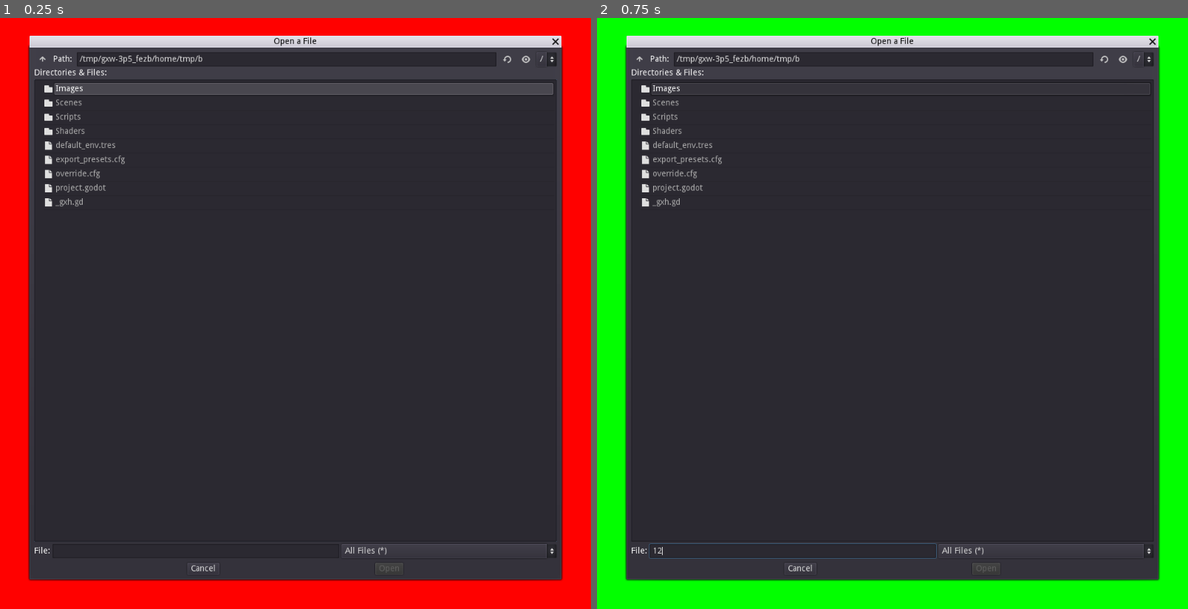
Above: before the commit, frames 1-2 (left to right).
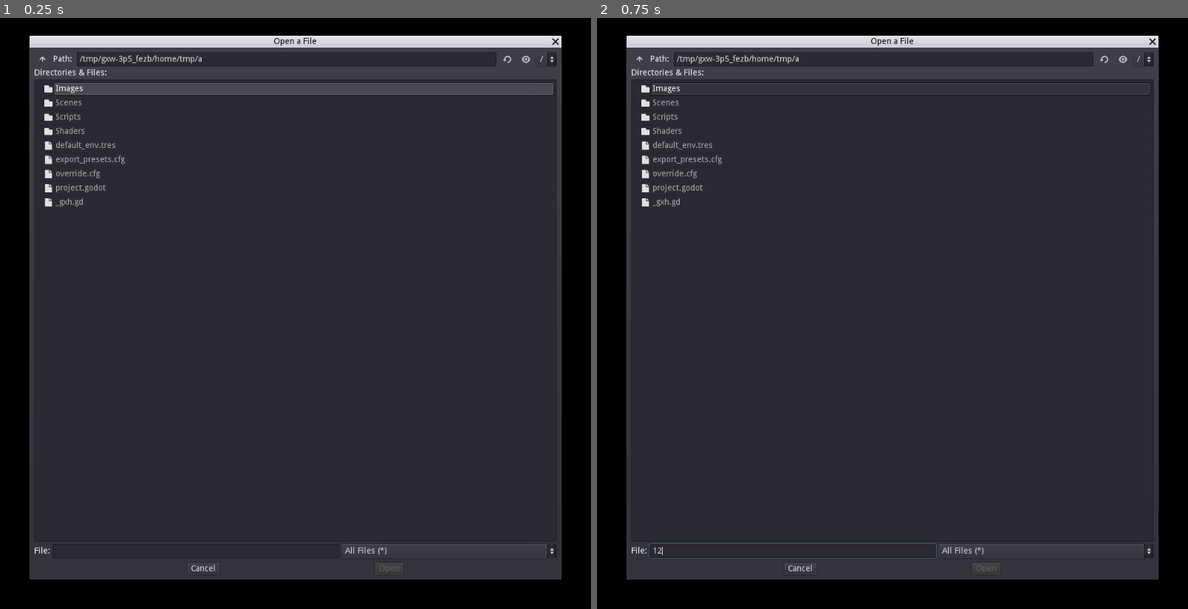
Above: after the commit, the same moments.

Repository: SurvivalistRedo/Image-Project-G_v.3.3.3
Game: Godot game, scene res://Scenes/world.tscn
Same seed, same stepped clock (60 frames per second), same inputs: the game is played once before the commit and once after it.
Inputs (mouse positions are in pixels of both pictures, inside the frame that each line leads up to):
- Up to frame 1 (0.25 s): no input
- Up to frame 2 (0.75 s): click (792, 549) at 0.52 s; type "12" at 0.6 s

The runs differ from the first frame. In frame 1, 17% of the frame differs, in the area x 0-100%, y 0-100%; in frame 2, 17%.

Commit message:
Added global score function switch

Diff:
--- a/Scenes/world.tscn
+++ b/Scenes/world.tscn
@@ -9,6 +9,7 @@
 script = ExtResource( 2 )
 
 [node name="ColorRect" type="ColorRect" parent="."]
+visible = false
 margin_right = 1000.0
 margin_bottom = 1000.0
 script = ExtResource( 4 )
--- a/Scripts/Global.gd
+++ b/Scripts/Global.gd
@@ -3,5 +3,6 @@
 var multRange = 1
 var biasRange = 1
 
+var scoreFunction = 0
 var Iterations = 250
 var currentIteration = 250
--- a/Scripts/Input-Handler.gd
+++ b/Scripts/Input-Handler.gd
@@ -3,6 +3,16 @@
 class_name Input_Handler
 
 var s
+
+func printSetup():
+	var SF = Global.scoreFunction
+	match(SF):
+		0:
+			print([Global.multRange,Global.biasRange,Global.Iterations,"contrast"])
+		1:
+			print([Global.multRange,Global.biasRange,Global.Iterations,"referenceError"])
+		_:
+			push_error("SF != (0 or 1)")
 
 func selector():
 	if Input.is_action_pressed("1"):
@@ -18,25 +28,38 @@
 		1:
 			if Input.is_action_pressed("up"):
 				Global.multRange += 0.01
-				print([Global.multRange,Global.biasRange,Global.Iterations])
+				printSetup()
 			if Input.is_action_pressed("down"):
 				Global.multRange -= 0.01
-				print([Global.multRange,Global.biasRange,Global.Iterations])
+				printSetup()
 		2:
 			if Input.is_action_pressed("up"):
 				Global.biasRange += 0.01
-				print([Global.multRange,Global.biasRange,Global.Iterations])
+				printSetup()
 			if Input.is_action_pressed("down"):
 				Global.biasRange -= 0.01
-				print([Global.multRange,Global.biasRange,Global.Iterations])
+				printSetup()
 		3:
 			if Input.is_action_pressed("up"):
 				Global.Iterations += 5.0
 				Global.currentIteration += 5.0
-				print([Global.multRange,Global.biasRange,Global.Iterations])
+				printSetup()
 			if Input.is_action_pressed("down"):
 				Global.Iterations -= 5.0
 				Global.currentIteration -= 5.0
-				print([Global.multRange,Global.biasRange,Global.Iterations])
+				printSetup()
+		4:
+			if Input.is_action_just_pressed("up"):
+				if Global.scoreFunction < 1:
+					Global.scoreFunction += 1
+					printSetup()
+				else:
+					printSetup()
+			if Input.is_action_just_pressed("down"):
+				if Global.scoreFunction > 0:
+					Global.scoreFunction -= 1
+					printSetup()
+				else:
+					printSetup()
 		_:
 			pass
--- a/Scripts/Nimage.gd
+++ b/Scripts/Nimage.gd
@@ -32,10 +32,10 @@
 	InputHandler.selector()
 
 	if Input.is_action_just_pressed("ui_focus_next"):
-		processNeuralImage(NeuralNet,contrast,dontReverseIfWorse)
+		processNeuralImage(NeuralNet,Global.scoreFunction,dontReverseIfWorse)
 	if Input.is_action_just_pressed("ui_accept"):
 		resolution = 1000
-		processNeuralImage(NeuralNet,contrast,dontReverseIfWorse)
+		processNeuralImage(NeuralNet,Global.scoreFunction,dontReverseIfWorse)
 
 	if Input.is_action_pressed("X"):
 		x = false
@@ -58,10 +58,10 @@
 
 	if Input.is_action_just_pressed("ui_left"):
 		NeuralNet.ReverseLastNetParametersRandomStep()
-		processNeuralImage(NeuralNet,contrast,dontReverseIfWorse)
+		processNeuralImage(NeuralNet,Global.scoreFunction,dontReverseIfWorse)
 	if Input.is_action_just_pressed("ui_right"):
 		NeuralNet.NetParametersRandomStep()
-		processNeuralImage(NeuralNet,contrast,dontReverseIfWorse)
+		processNeuralImage(NeuralNet,Global.scoreFunction,dontReverseIfWorse)
 
 	if Input.is_action_just_pressed("P"):
 		NeuralNet.printNetwork()
@@ -70,13 +70,13 @@
 	if x and Global.currentIteration < Global.Iterations:
 		if Global.currentIteration < Global.Iterations:
 			NeuralNet.NetParametersRandomStep()
-			processNeuralImage(NeuralNet,contrast,doReverseIfWorse)
+			processNeuralImage(NeuralNet,Global.scoreFunction,doReverseIfWorse)
 			print(Global.currentIteration+1,"/",Global.Iterations)
 			Global.currentIteration += 1
 		else:
 			x = false
 			Global.currentIteration = 0
-			processNeuralImage(NeuralNet,contrast,dontReverseIfWorse)
+			processNeuralImage(NeuralNet,Global.scoreFunction,dontReverseIfWorse)
 			print(Global.currentIteration+1,"/",Global.Iterations)
 	else:
 		if Input.is_action_just_pressed("ui_up"):
